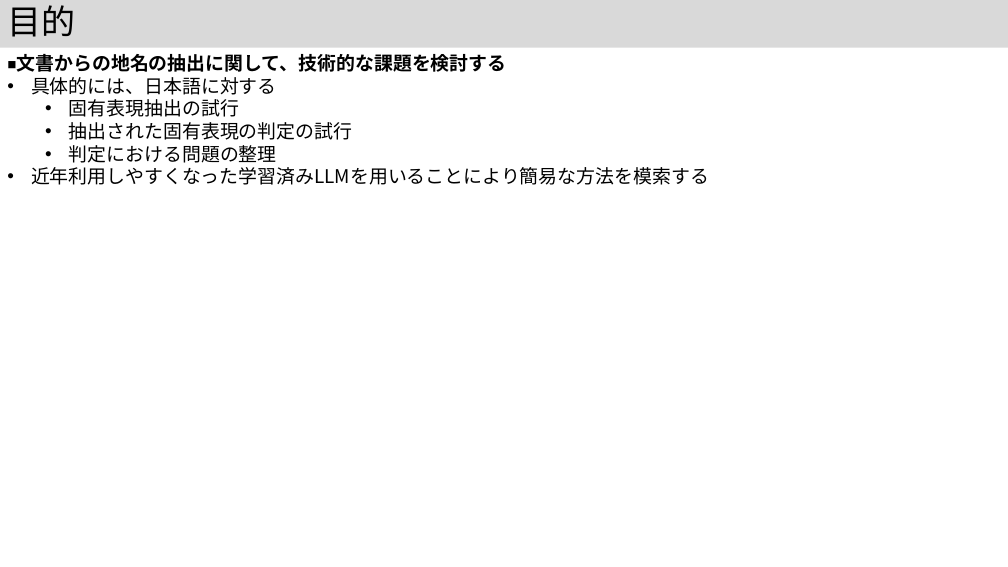
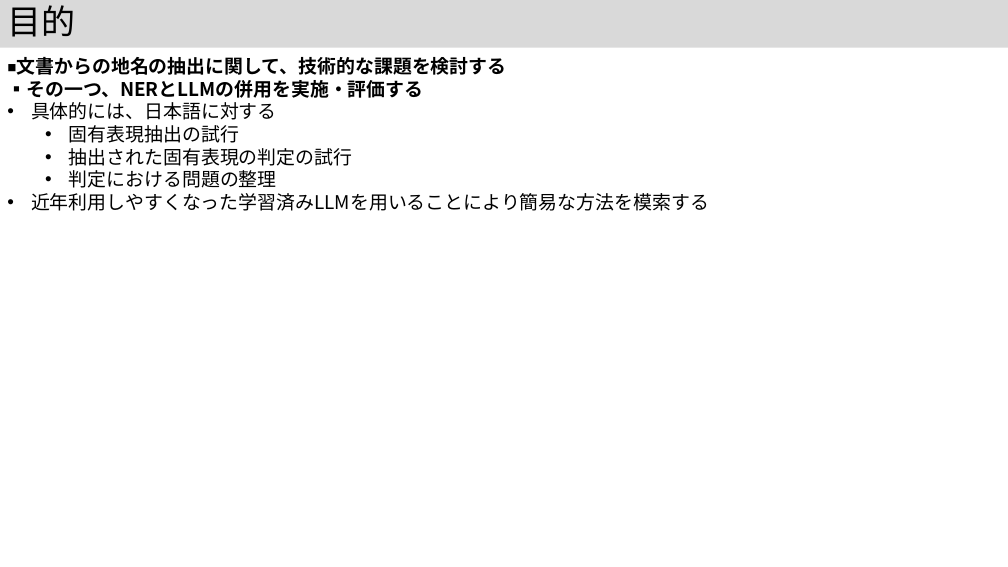
Before and after one commit to kouamano/nihongo-region-name-extract, a slide deck: slide 7 of jsik2026taikai.pptx. Drawn at 1008x567 pixels with LibreOffice and Linux fonts; fonts in the diff are those of the drawing. Boxes give left, top, right and bottom in pixels: in the first picture for what was removed or moved away, otherwise in the second. Text is boxed around its words. In the diff, an @@ line names an element or a change of style, - is before the commit and + after.

```diff
--- a/jsik2026taikai.pptx
+++ b/jsik2026taikai.pptx
@@ text at (7,80,423,98): paragraph added @@
+▪️その一つ、NERとLLMの併用を実施・評価する
```
Also in this commit, not shown: 7 other slides changed, 2 slides added, 1 slide removed.
